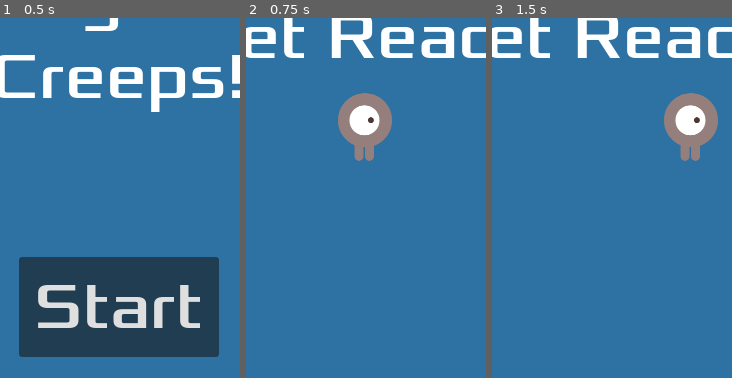
Above: before the commit, frames 1-3 (left to right).
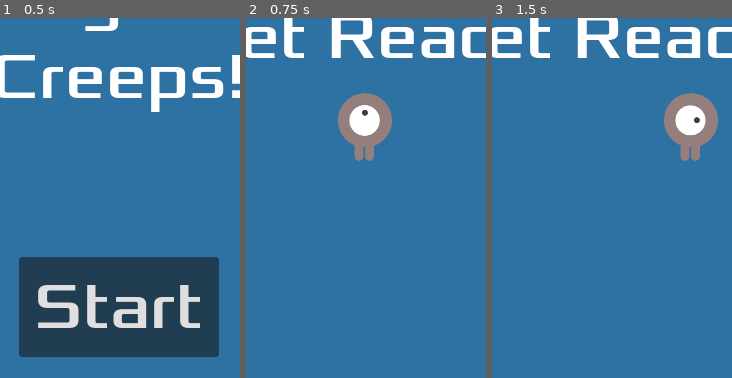
Above: after the commit, the same moments.

Repository: hoiton/gamedev-game-jam
Game: Godot game, scene res://main.tscn
Two runs of this game, one before a commit and one after it. Both use one fixed random seed, a clock stepped at 60 frames per second and the inputs below. The project has no main scene, so this scene is started directly.
Inputs:
- Up to frame 1 (0.5 s): no input
- Up to frame 2 (0.75 s): click "Start" at 0.5 s
- Up to frame 3 (1.5 s): tap Enter (ui_accept) at 1.25, 1.35 s; hold Right (move_right) from 1.28 s (still down)
The pictures show only the part of the screen within x 25-75%, y 47-97%; the shares and areas given below are measured in that part.

Frame 1 is identical in both runs. In frame 2, 0.1% of the frame differs, in the area x 45-56%, y 24-33%; in frame 3, nothing differs.

Commit message:
Added Bird

Diff:
--- /dev/null
+++ b/bird.gd
@@ -0,0 +1,32 @@
+extends Area2D
+
+signal hit
+
+@export var gravity1: float = 1400.0          # Downward accel (px/s^2)
+@export var flap_strength: float = -420.0    # Instant upward impulse (px/s)
+@export var max_fall_speed: float = 900.0    # Terminal velocity (px/s)
+@export var tilt_factor: float = 0.0025      # How much to tilt with speed
+
+var velocity: Vector2 = Vector2.ZERO
+
+func _physics_process(delta: float) -> void:
+	# Apply gravity
+	velocity.y += gravity1 * delta
+
+	velocity.y = clamp(velocity.y, -INF, max_fall_speed)
+
+	# Flap on input (map "ui_accept" to Space / MouseLeft if you like)
+	if Input.is_action_just_pressed("ui_accept"):
+		velocity.y = flap_strength
+
+	# Move the Area2D by velocity (Area2D has no built-in physics motion)
+	position += velocity * delta
+
+	# Optional: tilt the sprite/node based on vertical speed (feel-good polish)
+	rotation = lerp_angle(rotation, velocity.y * tilt_factor, 0.15)
+
+
+func _on_body_entered(body: Node2D) -> void:
+	hit.emit()
+	# Must be deferred as we can't change physics properties on a physics callback.
+	$CollisionShape2D.set_deferred("disabled", true)
--- /dev/null
+++ b/bird.tscn
@@ -0,0 +1,38 @@
+[gd_scene load_steps=6 format=3 uid="uid://k6bguoyl7p4q"]
+
+[ext_resource type="Texture2D" uid="uid://btjt0eij2wk7p" path="res://art/playerGrey_up1.png" id="1_crnqq"]
+[ext_resource type="Script" uid="uid://yfaw5c4pxp8f" path="res://bird.gd" id="1_j88tq"]
+[ext_resource type="Texture2D" uid="uid://k8ayonkyy1bc" path="res://art/playerGrey_up2.png" id="2_j88tq"]
+
+[sub_resource type="SpriteFrames" id="SpriteFrames_cchwj"]
+animations = [{
+"frames": [{
+"duration": 1.0,
+"texture": ExtResource("1_crnqq")
+}, {
+"duration": 1.0,
+"texture": ExtResource("2_j88tq")
+}],
+"loop": true,
+"name": &"jump",
+"speed": 5.0
+}]
+
+[sub_resource type="CapsuleShape2D" id="CapsuleShape2D_6ljjq"]
+radius = 27.0
+height = 68.0
+
+[node name="bird" type="Area2D"]
+rotation = 1.5707964
+script = ExtResource("1_j88tq")
+metadata/_edit_group_ = true
+
+[node name="AnimatedSprite2D" type="AnimatedSprite2D" parent="."]
+scale = Vector2(0.5, 0.5)
+sprite_frames = SubResource("SpriteFrames_cchwj")
+animation = &"jump"
+
+[node name="CollisionShape2D" type="CollisionShape2D" parent="."]
+shape = SubResource("CapsuleShape2D_6ljjq")
+
+[connection signal="body_entered" from="." to="." method="_on_body_entered"]
--- a/player.tscn
+++ b/player.tscn
@@ -42,7 +42,7 @@
 [node name="AnimatedSprite2D" type="AnimatedSprite2D" parent="."]
 scale = Vector2(0.5, 0.5)
 sprite_frames = SubResource("SpriteFrames_dw050")
-animation = &"walk"
+animation = &"up"
 
 [node name="CollisionShape2D" type="CollisionShape2D" parent="."]
 shape = SubResource("CapsuleShape2D_b26j0")
--- a/project.godot
+++ b/project.godot
@@ -51,3 +51,12 @@
 "events": [Object(InputEventKey,"resource_local_to_scene":false,"resource_name":"","device":0,"window_id":0,"alt_presse …(194 unchanged characters)…
 ]
 }
+jump={
+"deadzone": 0.2,
+"events": [Object(InputEventKey,"resource_local_to_scene":false,"resource_name":"","device":0,"window_id":0,"alt_pressed":false,"shift_pressed":false,"ctrl_pressed":false,"meta_pressed":false,"pressed":false,"keycode":0,"physical_keycode":32,"key_label":0,"unicode":0,"location":0,"echo":false,"script":null)
+]
+}
+
+[rendering]
+
+textures/vram_compression/import_etc2_astc=true
Not shown, added: bird.gd.uid
